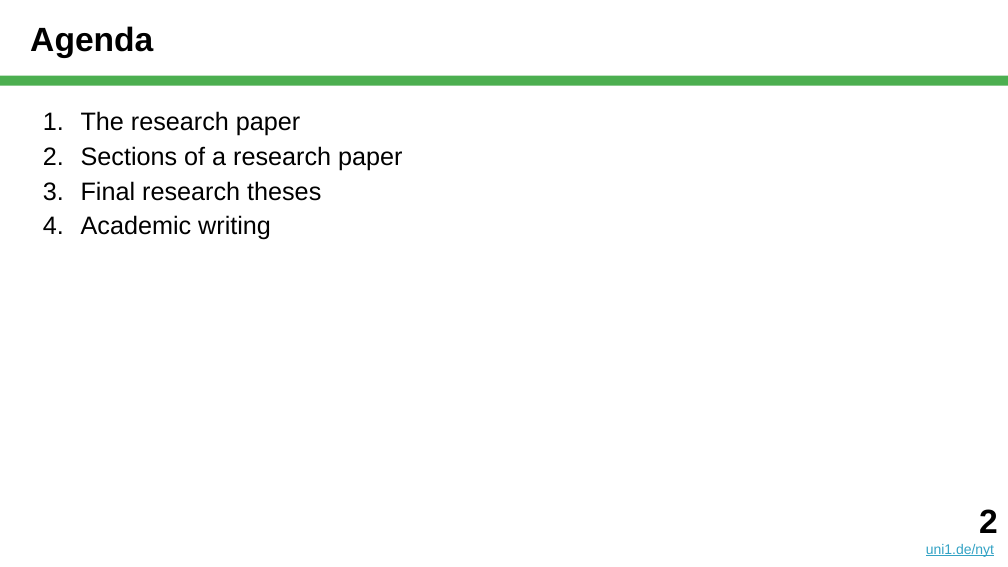
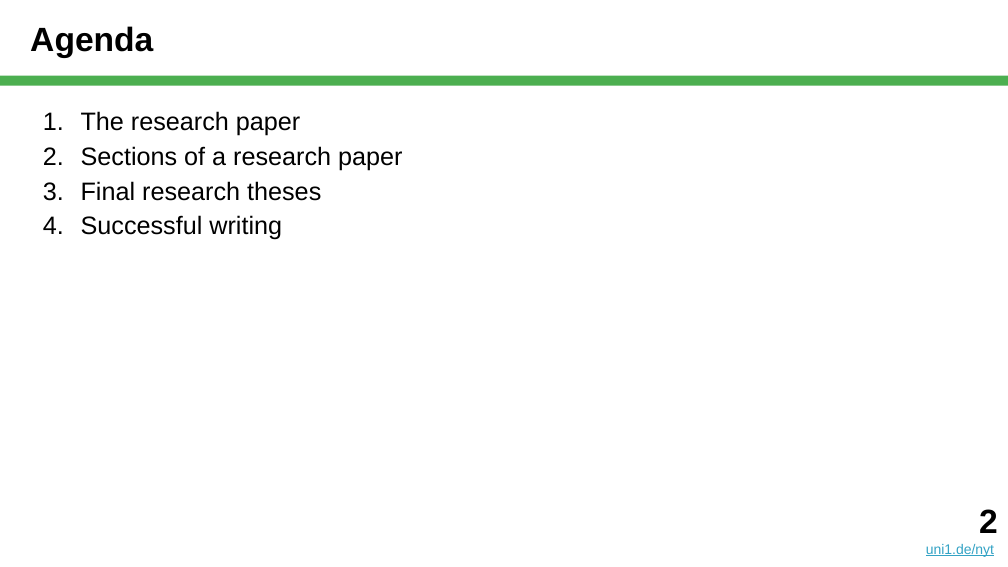
Before and after one commit to dirkriehle/nyt-course, a slide deck: slide 2 of Lecture slides/NYT E01 - Scientific Writing.pptx. Drawn at 1008x567 pixels with LibreOffice and Linux fonts; fonts in the diff are those of the drawing. Boxes give left, top, right and bottom in pixels: in the first picture for what was removed or moved away, otherwise in the second. Text is boxed around its words. In the diff, an @@ line names an element or a change of style, - is before the commit and + after.

```diff
--- a/Lecture slides/NYT E01 - Scientific Writing.pptx
+++ b/Lecture slides/NYT E01 - Scientific Writing.pptx
@@ text at <box>81,215,282,240</box>: text changed @@
-4. Academic writing
+4. Successful writing
```
Also in this commit, not shown: 4 other slides changed, 2 slides added, 3 other files.
